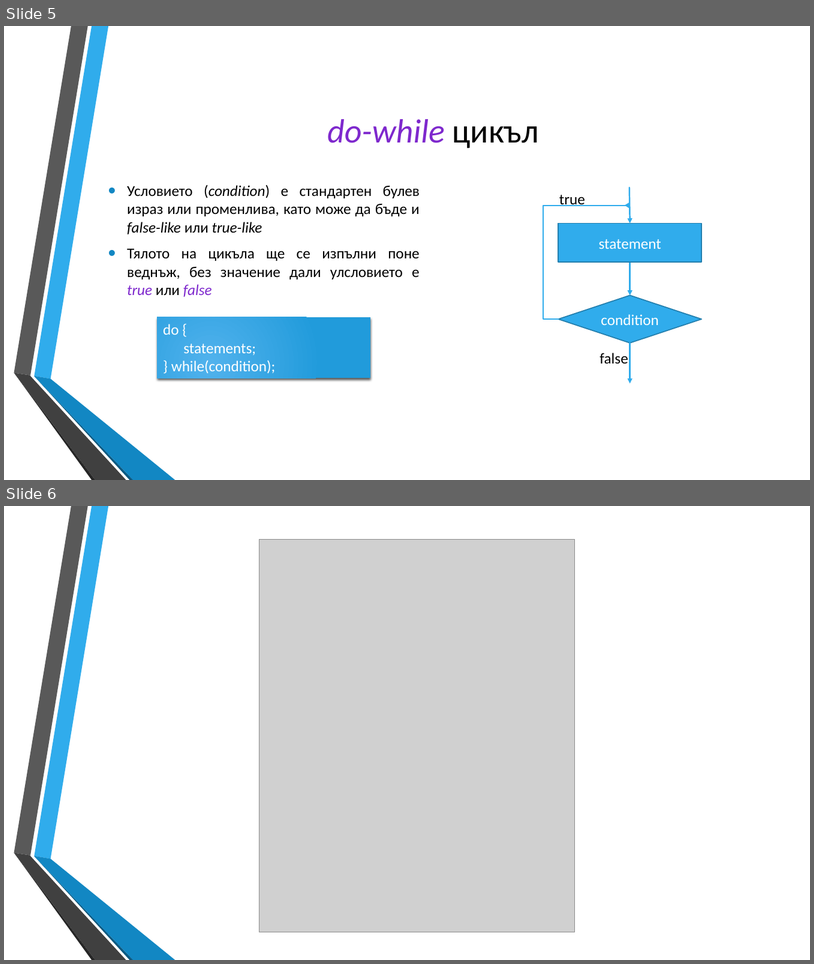
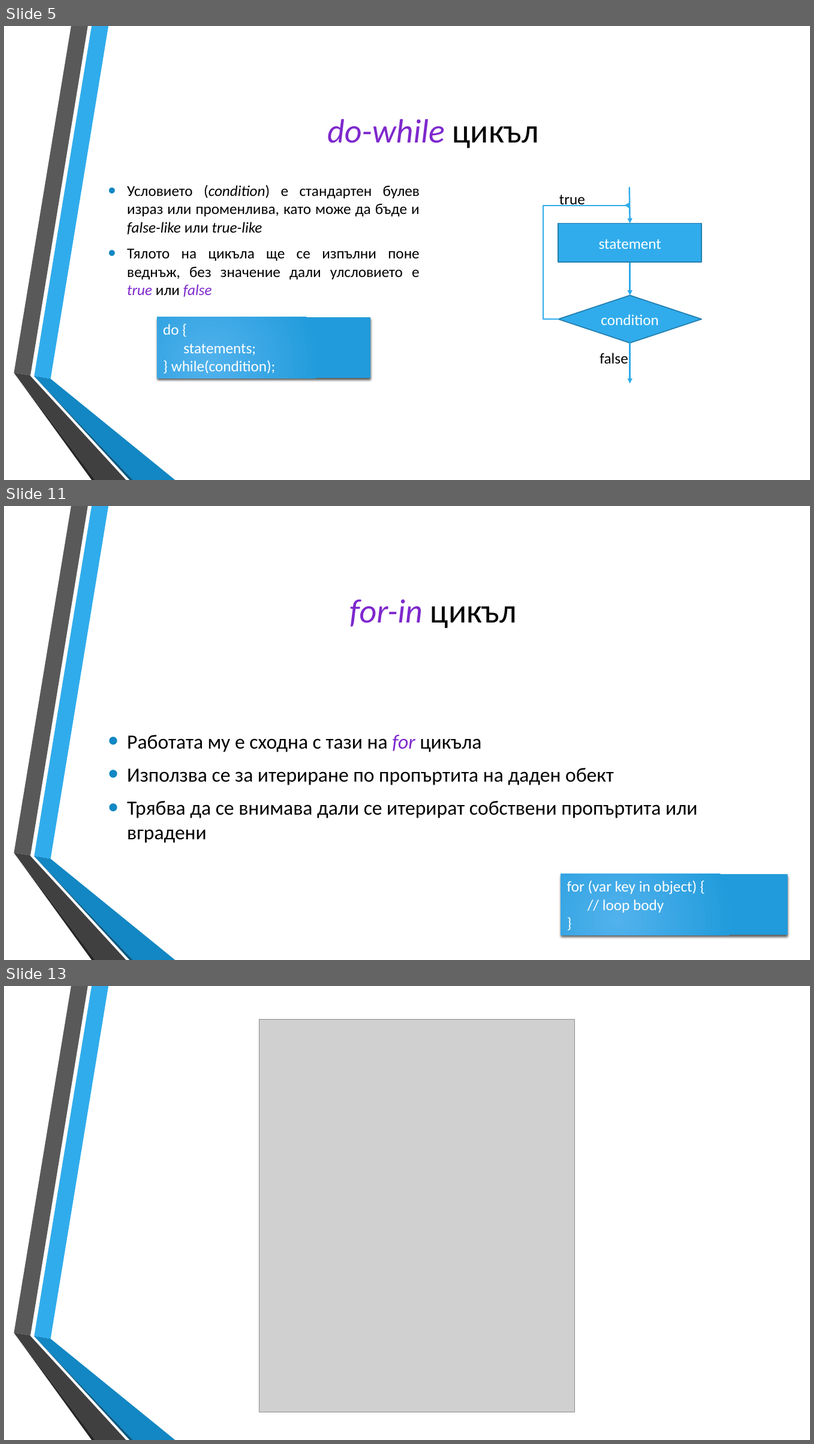
Before and after one commit to dnmitev/IT-Academy, a slide deck: JS Fundamentals/4.Loops/JS-Loops.pptx. Shown one above the other, each under a label of ours: slides 5 and 6 before the commit, slides 5, 11 and 13 after it; the slides between them are not shown. The pictures are 814x964 and 814x1444 pixels, drawn with LibreOffice and Linux fonts; fonts in the diff are those of the drawing; grey boxes stand for pictures; background and template pictures are left out. Boxes give left, top, right and bottom in pixels: in the first picture for what was removed or moved away, otherwise in the second. Text is boxed around its words. In the diff, an @@ line names an element or a change of style, - is before the commit and + after.

```diff
--- a/JS Fundamentals/4.Loops/JS-Loops.pptx
+++ b/JS Fundamentals/4.Loops/JS-Loops.pptx
@@ slide 11 added at bbox=[4, 506, 810, 960], background picture (left out); not listed: 6 template elements that a slide beside it also shows @@
@@ title added at bbox=[350, 599, 518, 628], 40 pt, text #7E28CD, italic @@
+for-in цикъл
@@ text added at bbox=[127, 735, 698, 843], 24 pt, text #000000 @@
+• Работата му е сходна с тази на for цикъла
+• Използва се за итериране по пропъртита на даден обект
+• Трябва да се внимава дали се итерират собствени пропъртита или вградени
@@ rectangle added at bbox=[561, 874, 788, 935], fill gradient #51B3ED to #219CDB, 18 pt, text #FFFFFF @@
+for (var key in object) {
+// loop body
+}
@@ what was slide 6 is now slide 13 @@
```
Also in this commit, not shown: 1 slide changed, 6 other slides added, 5 other files.
